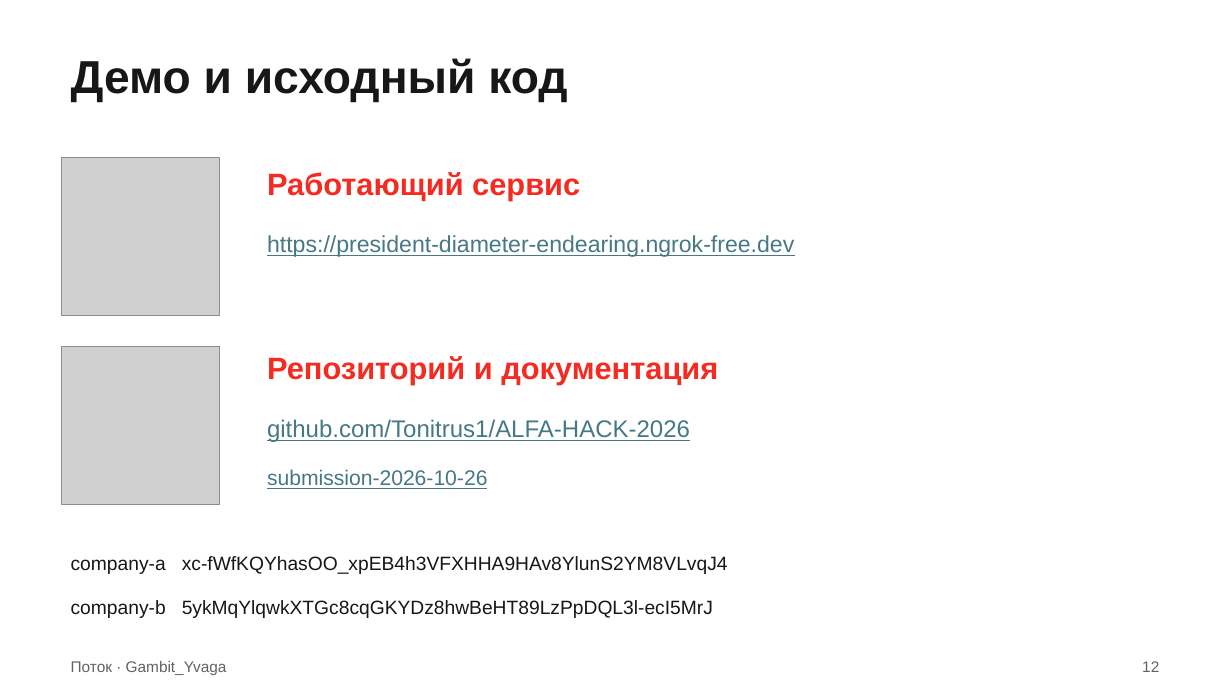
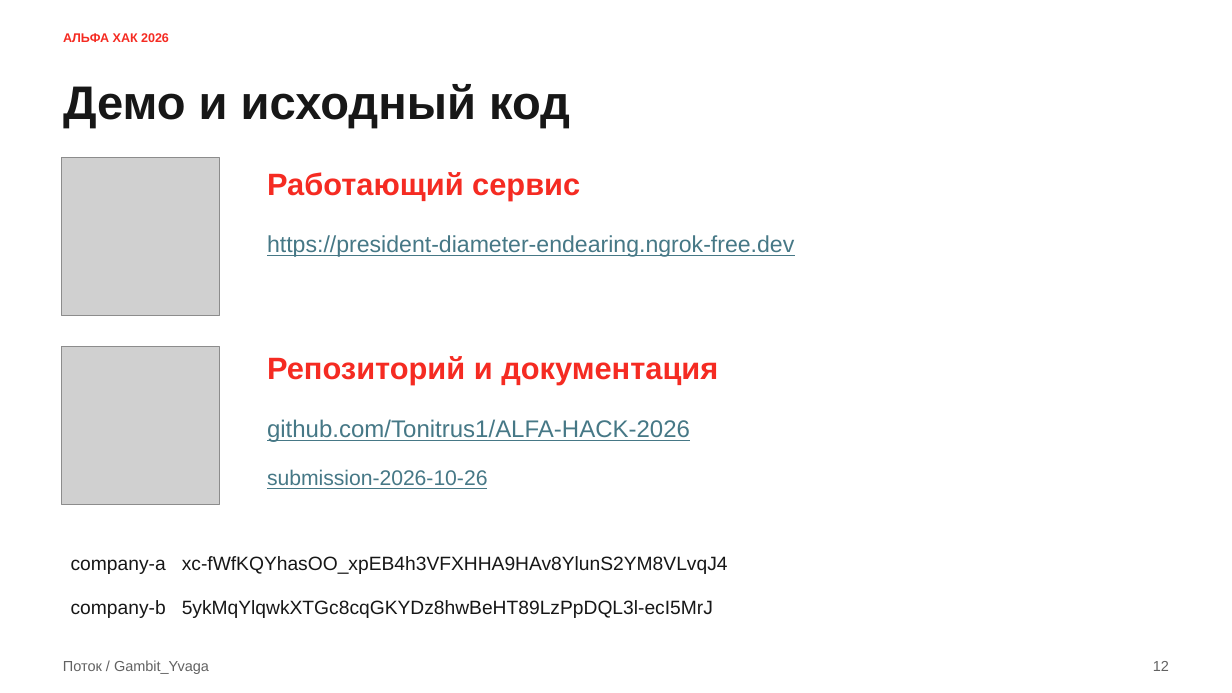
Before and after one commit to Tonitrus1/ALFA-HACK-2026, a slide deck: slide 12 of docs/jury/presentation/potok-gambit-yvaga.pptx. Drawn at 1232x693 pixels with LibreOffice and Linux fonts; fonts in the diff are those of the drawing; grey boxes stand for pictures. Boxes give left, top, right and bottom in pixels: in the first picture for what was removed or moved away, otherwise in the second. Text is boxed around its words. In the diff, an @@ line names an element or a change of style, - is before the commit and + after.

```diff
--- a/docs/jury/presentation/potok-gambit-yvaga.pptx
+++ b/docs/jury/presentation/potok-gambit-yvaga.pptx
@@ text added at (63,33,169,42), 9.8 pt, text #F52B22, bold @@
+АЛЬФА ХАК 2026
@@ text "Демо и исходный код": place and size @@
-text "Демо и исходный код" at (71,58,567,102)
+text "Демо и исходный код" at (63,84,570,128)
@@ text "Демо и исходный код" at (63,84,570,128): size 36 to 36.8 pt @@
@@ text "12": place and size @@
-text "12" at (1142,661,1159,672)
+text "12" at (1153,661,1169,671)
@@ text "12" at (1153,661,1169,671): size 12 to 11.2 pt @@
@@ text at (63,660,209,674): text changed; size 12 to 11.2 pt @@
-Поток · Gambit_Yvaga
+Поток / Gambit_Yvaga
```
Also in this commit, not shown: 7 other slides changed, 4 slides added, 4 slides removed, 25 other files.
